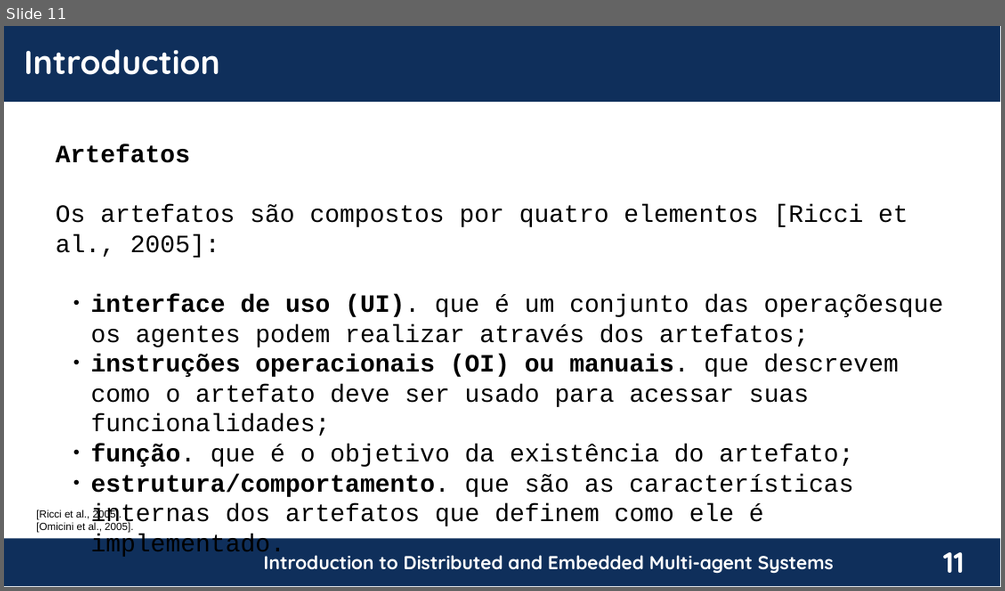
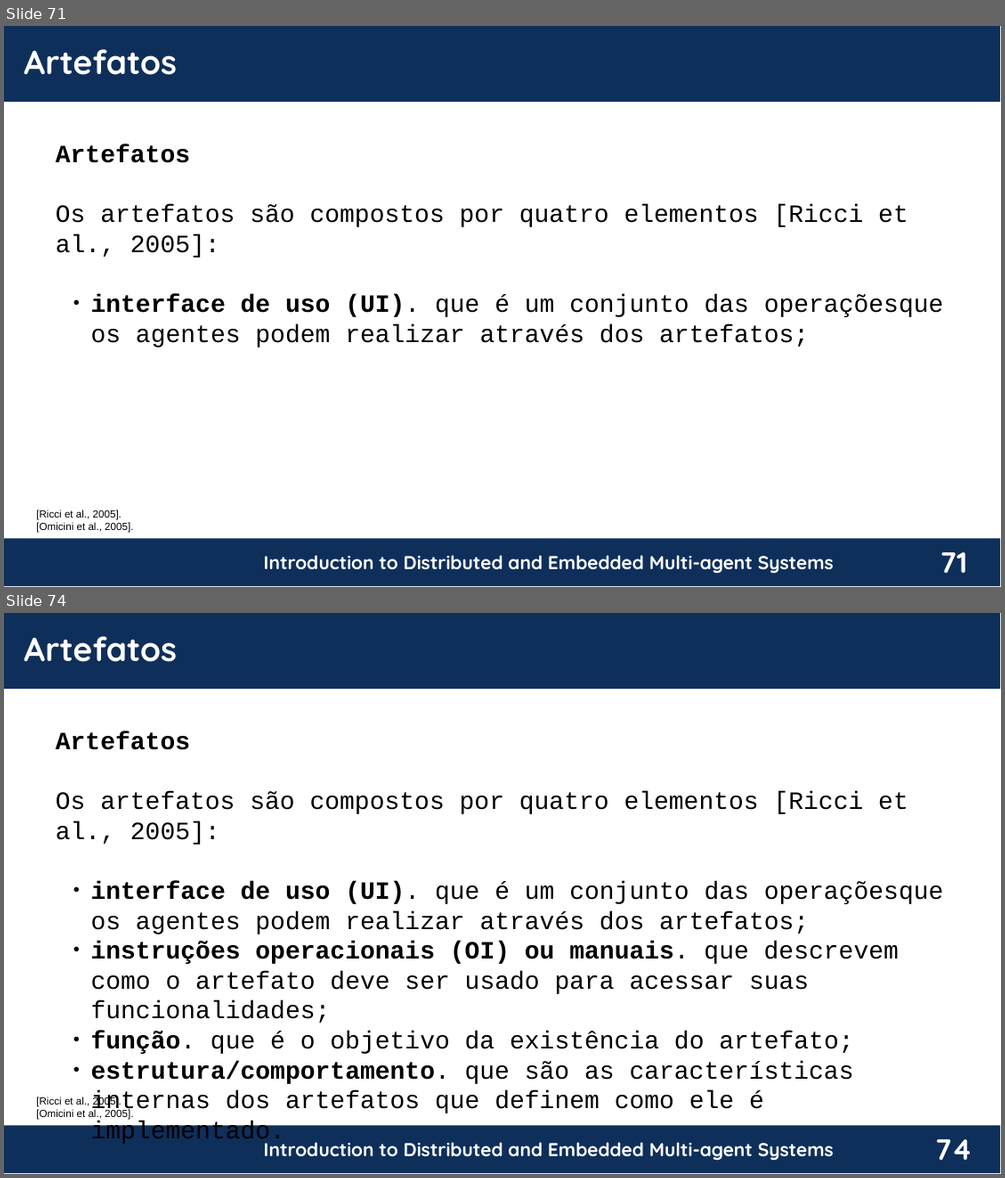
Before and after one commit to chon-group/distributedAndEmbeddedAI, a slide deck: course/02-TheAgentOrientedApproach/TheAgentOrientedApproach_20240217.pptx. Shown one above the other, each under a label of ours: slide 11 before the commit, slides 71 and 74 after it; the slides between them are not shown. The pictures are 1005x591 and 1005x1178 pixels, drawn with LibreOffice and Linux fonts; fonts in the diff are those of the drawing; background and template pictures are left out. Boxes give left, top, right and bottom in pixels: in the first picture for what was removed or moved away, otherwise in the second. Text is boxed around its words. In the diff, an @@ line names an element or a change of style, - is before the commit and + after.

```diff
--- a/course/02-TheAgentOrientedApproach/TheAgentOrientedApproach_20240217.pptx
+++ b/course/02-TheAgentOrientedApproach/TheAgentOrientedApproach_20240217.pptx
@@ slide 74 added at <box>4,613,1001,1174</box>, background #FFFFFF; not listed: 4 template elements that a slide beside it also shows @@
@@ text added at <box>24,636,177,662</box>, 32 pt, text #FFFFFF, bold @@
+Artefatos
@@ text added at <box>56,731,944,1145</box>, 24 pt, text #000000 @@
+Artefatos
+Os artefatos são compostos por quatro elementos [Ricci et al., 2005]:
+  ● interface de uso (UI). que é um conjunto das operaçõesque os agentes podem realizar através dos artefatos;
+  ● instruções operacionais (OI) ou manuais. que descrevem como o artefato deve ser usado para acessar suas funcionalidades;
+  ● função. que é o objetivo da existência do artefato;
+  ● estrutura/comportamento. que são as características internas dos artefatos que definem como ele é implementado.
@@ text added at <box>36,1096,133,1119</box>, 10 pt, text #000000 @@
+[Ricci et al., 2005].
+[Omicini et al., 2005].
@@ what was slide 11 is now slide 71 @@
@@ slide 71 changed as well @@
@@ text at <box>24,49,177,75</box>: text changed @@
-Introduction
+Artefatos
@@ text at <box>91,354,898,558</box>: paragraphs removed @@
-  ● instruções operacionais (OI) ou manuais. que descrevem como o artefato deve ser usado para acessar suas funcionalidades;
-  ● função. que é o objetivo da existência do artefato;
-  ● estrutura/comportamento. que são as características internas dos artefatos que definem como ele é implementado.
@@ page number at <box>940,552,967,572</box>: text changed @@
-11
+71
```
Also in this commit, not shown: 6 other slides changed, 78 other slides added, 7 slides removed.
